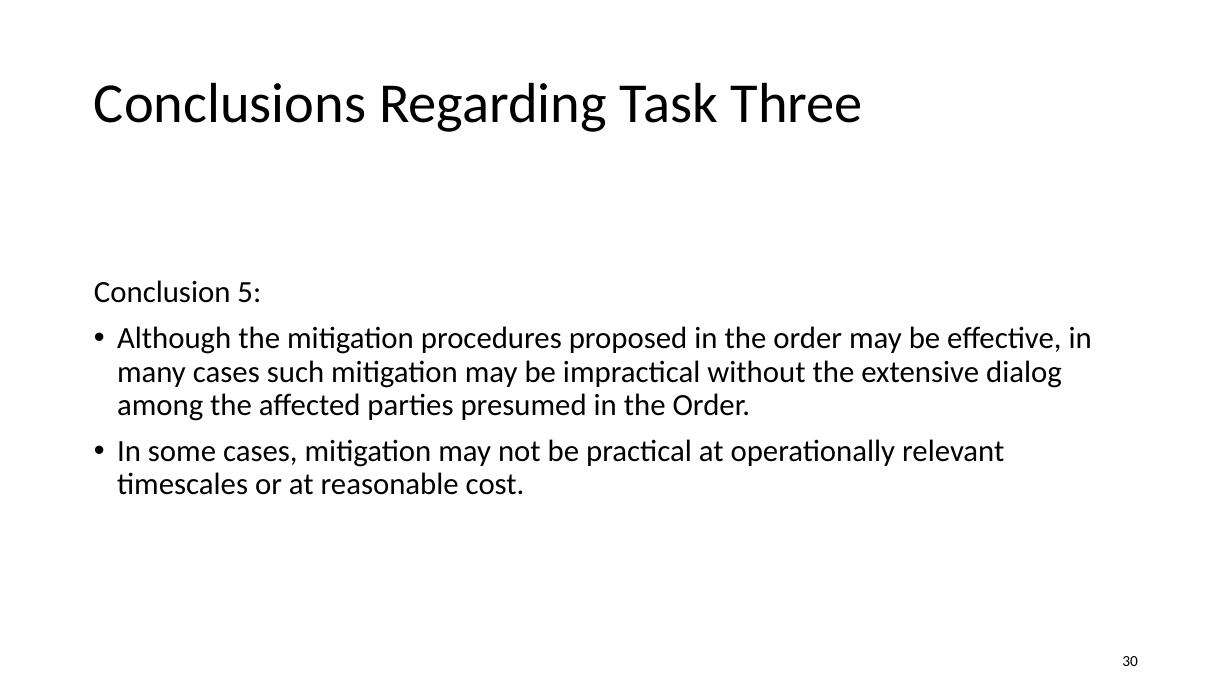
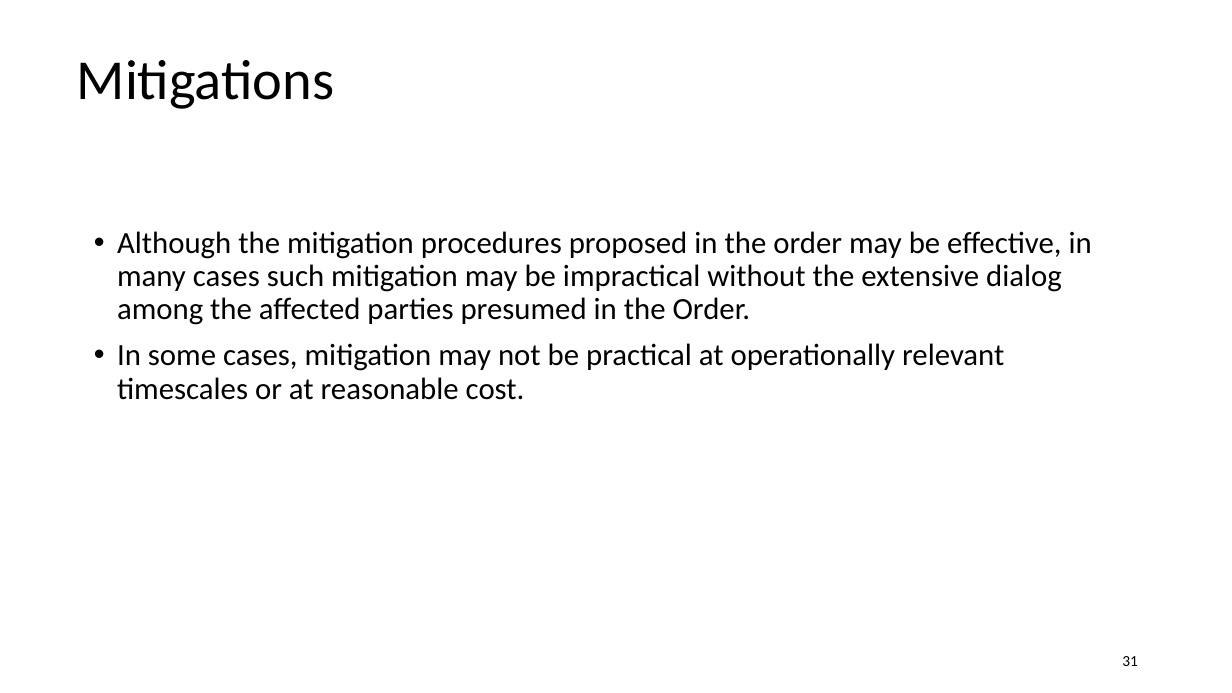
Before and after one commit to jlmucb/class_notes, a slide deck: slide 31 of science/GPSslides.pptx (slide 30 before the commit). Drawn at 1232x693 pixels with LibreOffice and Linux fonts; fonts in the diff are those of the drawing. Boxes give left, top, right and bottom in pixels: in the first picture for what was removed or moved away, otherwise in the second. Text is boxed around its words. In the diff, an @@ line names an element or a change of style, - is before the commit and + after.

```diff
--- a/science/GPSslides.pptx
+++ b/science/GPSslides.pptx
@@ title at bbox=[77, 60, 335, 109]: text changed @@
-Conclusions Regarding Task Three
+Mitigations
@@ text "Although the mitigation procedures proposed ...": place and size @@
-text "Although the mitigation procedures proposed ..." at bbox=[94, 280, 1092, 495]
+text "Although the mitigation procedures proposed ..." at bbox=[117, 231, 1092, 400]
@@ text at bbox=[94, 280, 261, 303]: paragraph removed @@
-Conclusion 5:
@@ page number at bbox=[1122, 656, 1138, 666]: text changed @@
-30
+31
```
Also in this commit, not shown: 13 other slides changed, 2 slides added, 2 slides removed, 1 other file.
